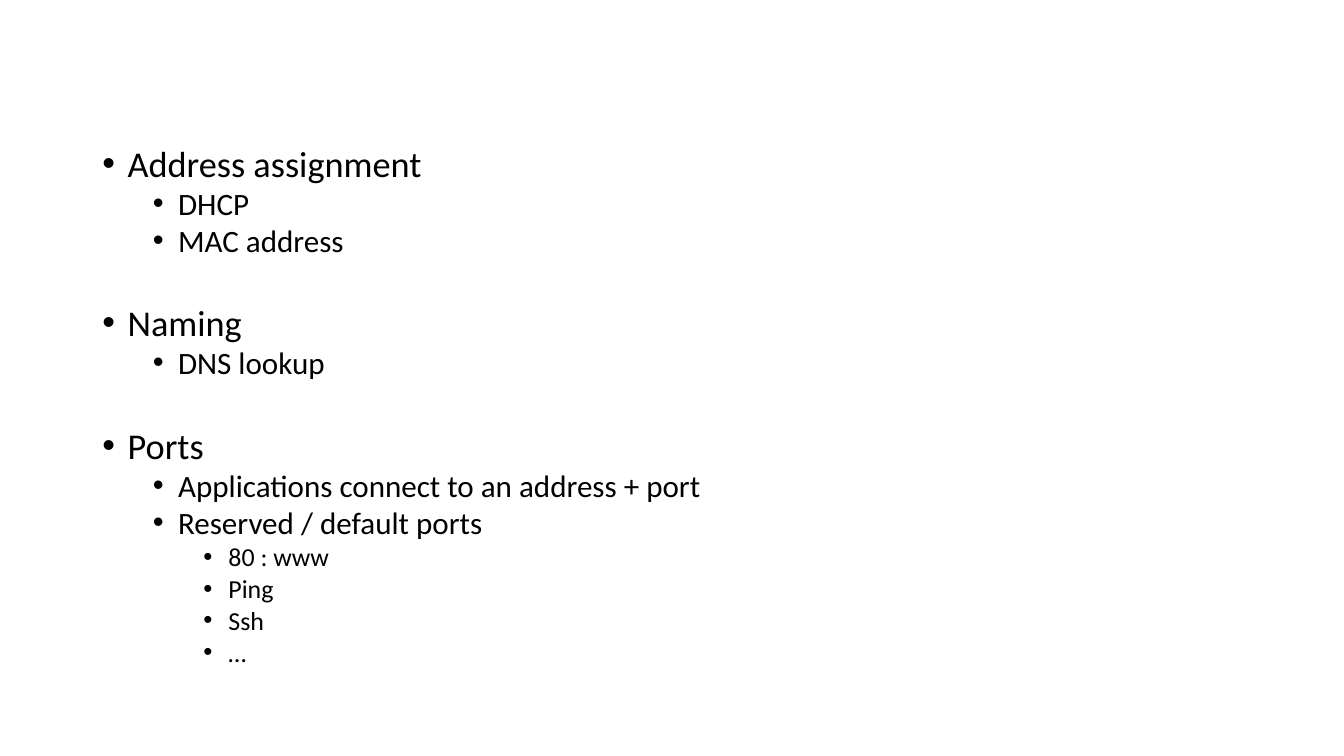
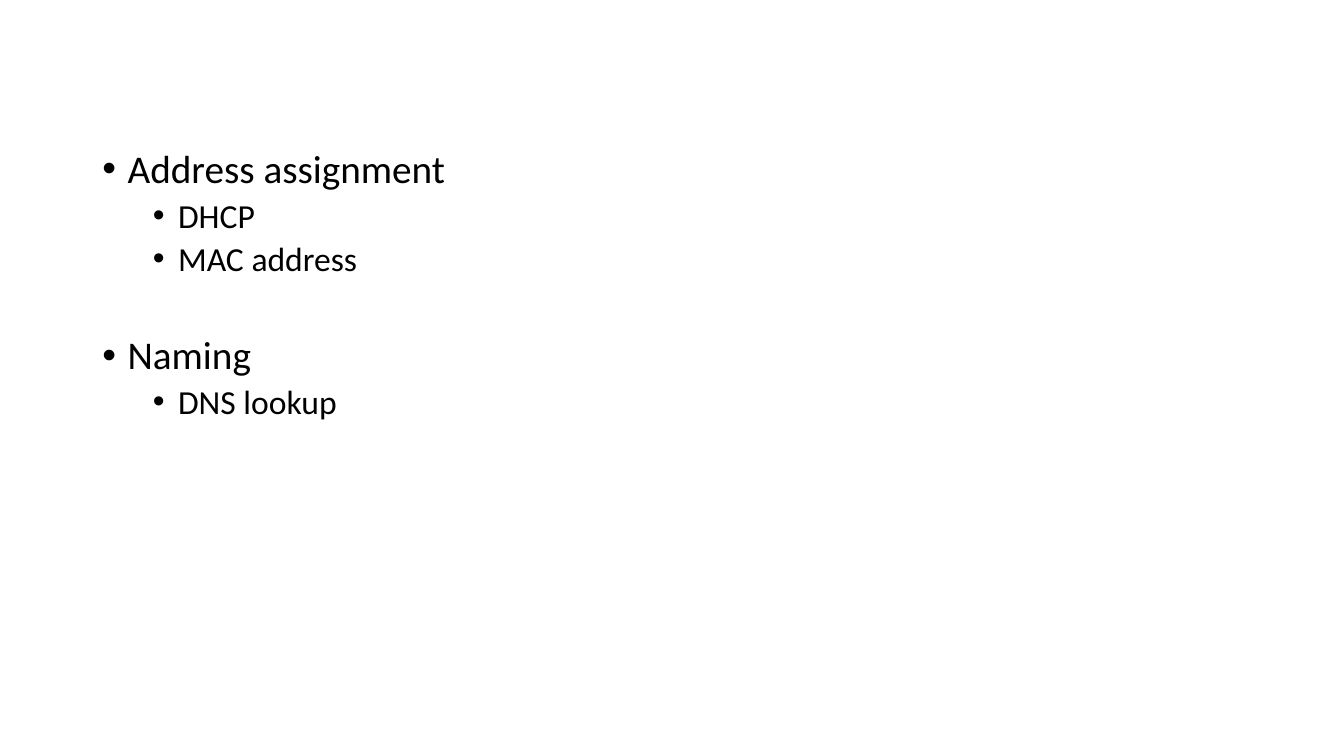
Before and after one commit to codesmurf/st3its3_teaching, a slide deck: slide 19 of 07 Networks/Networks.pptx (slide 12 before the commit). Drawn at 1344x756 pixels with LibreOffice and Linux fonts; fonts in the diff are those of the drawing. Boxes give left, top, right and bottom in pixels: in the first picture for what was removed or moved away, otherwise in the second. Text is boxed around its words. In the diff, an @@ line names an element or a change of style, - is before the commit and + after.

```diff
--- a/07 Networks/Networks.pptx
+++ b/07 Networks/Networks.pptx
@@ text "Address assignment" at (128,155,445,420): size 25.9 to 28 pt in "Address assignment", "Naming"; size 22.2 to 24 pt in "DHCP", "MAC address", "DNS lookup"; line spacing 0.8 to 0.9 @@
@@ text at (128,435,700,630): paragraphs removed @@
-• Ports
-  • Applications connect to an address + port
-  • Reserved / default ports
-    • 80 : www
-    • Ping
-    • Ssh
-    • …
```
Also in this commit, not shown: 1 other slide changed, 17 slides added, 2 slides removed.
